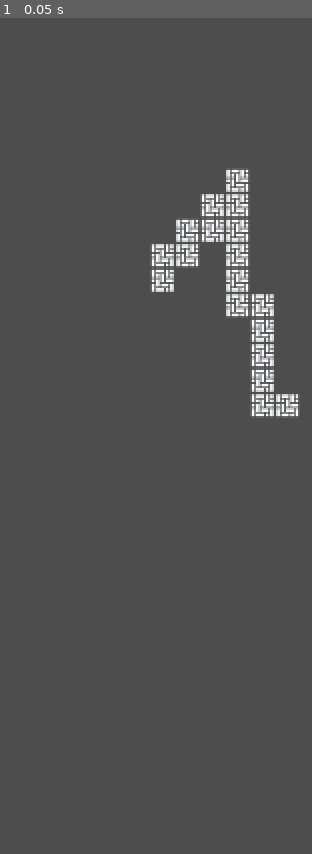
Above: before the commit, frame 1.
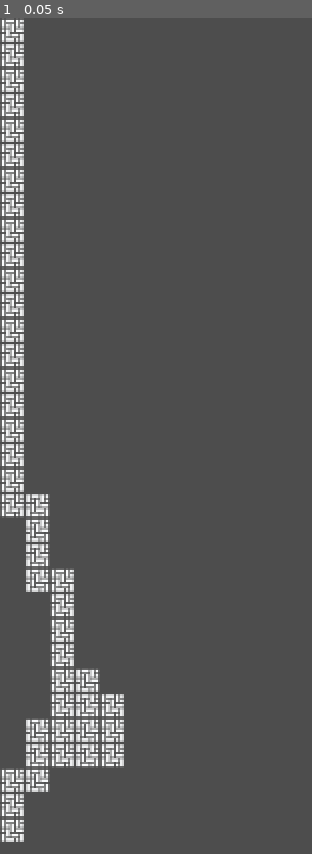
Above: after the commit, the same moment.

Repository: jimkang/throng
Game: Godot game, scene res://throng_root_node.tscn
Same seed, same stepped clock (60 frames per second), same inputs: the game is played once before the commit and once after it.
Inputs:
- Up to frame 1 (0.05 s): no input

The runs differ from the first frame. In frame 1, 10% of the frame differs, in the area x 0-96%, y 0-99%.

Commit message:
Get map gen tuning stuff into property sheets.

Diff:
--- a/throng_root_node.gd
+++ b/throng_root_node.gd
@@ -1,10 +1,8 @@
 extends Node2D
 
 @export var map_dimensions: Vector2i
-
-var connect_test_cases = [
-	[Vector2i(3, 6), Vector2i(8, 10)]
-]
+@export var map_gen_iteration_range: Array;
+@export var map_gen_branch_len_range: Array = [2.0, 10.0]
 
 var tile_indexes_for_names = {
 	'parquet': Vector2i(16, 0)
@@ -24,7 +22,9 @@
 
 	var floor_points = []
 	#floor_points.append_array(connect_points_linear(connect_test_cases[0][0], connect_test_cases[0][1], 4, []))
-	var number_of_iterations = randi_range(1, 4)
+	var number_of_iterations = randi_range(
+		map_gen_iteration_range[0], map_gen_iteration_range[0]
+	)
 	var current_node_pts = [Vector2i(
 		randi_range(0, map_dimensions[0]-1),
 		randi_range(0, map_dimensions[1]-1)
@@ -63,7 +63,7 @@
 # ref_points are the points that should not be duplicated.
 func create_branch(ref_points: Array, root_pt: Vector2i):
 	var angle: float = randf_range(0.0, 2 * PI)
-	var dist: float = randf_range(2, 10)
+	var dist: float = randf_range(map_gen_branch_len_range[0], map_gen_branch_len_range[1])
 	var move_by = Vector2.from_angle(angle) * dist;
 	var dest_pt: Vector2i = Vector2i(Vector2(root_pt) + move_by).clamp(Vector2i.ZERO, map_dimensions);
 	var connectors = connect_points(ref_points, root_pt, dest_pt, connect_points_linear)# connect_points_stepwise)
--- a/throng_root_node.tscn
+++ b/throng_root_node.tscn
@@ -5,7 +5,9 @@
 
 [node name="throng_root_node" type="Node2D"]
 script = ExtResource("1_q6lao")
-map_dimensions = Vector2i(32, 16)
+map_dimensions = Vector2i(32, 32)
+map_gen_iteration_range = [4, 7]
+map_gen_branch_len_range = [2.0, 16.0]
 
 [node name="dungeon_tilemap" type="TileMap" parent="."]
 texture_filter = 1
